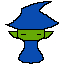
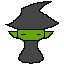
Layered file, before and after one edit (64 x 64). Changes by layer:
painted on "Layer 2" over [10,2,57,63]
